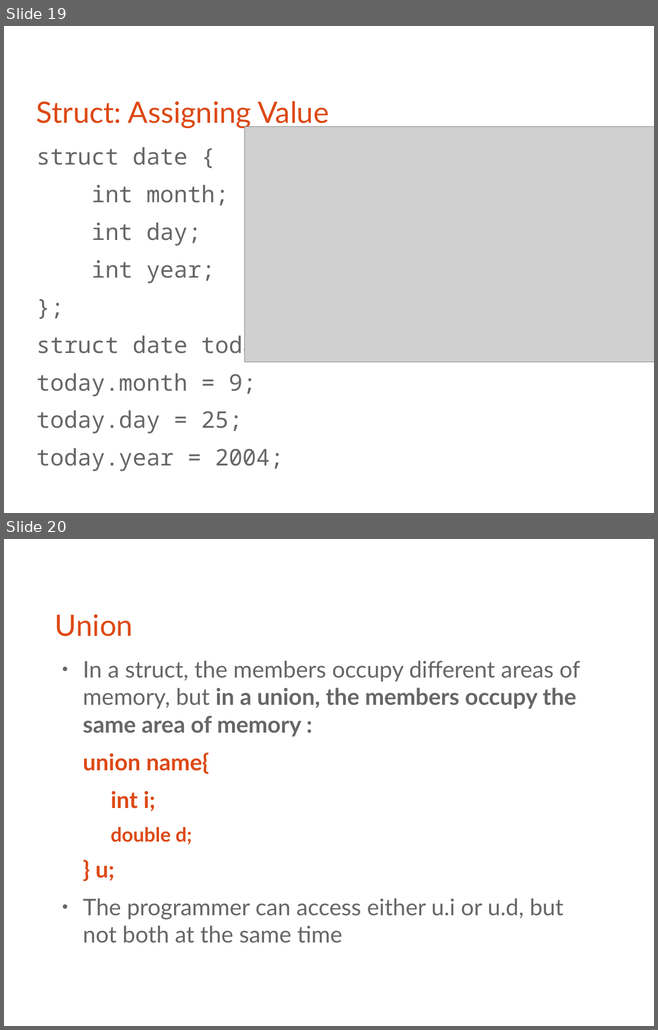
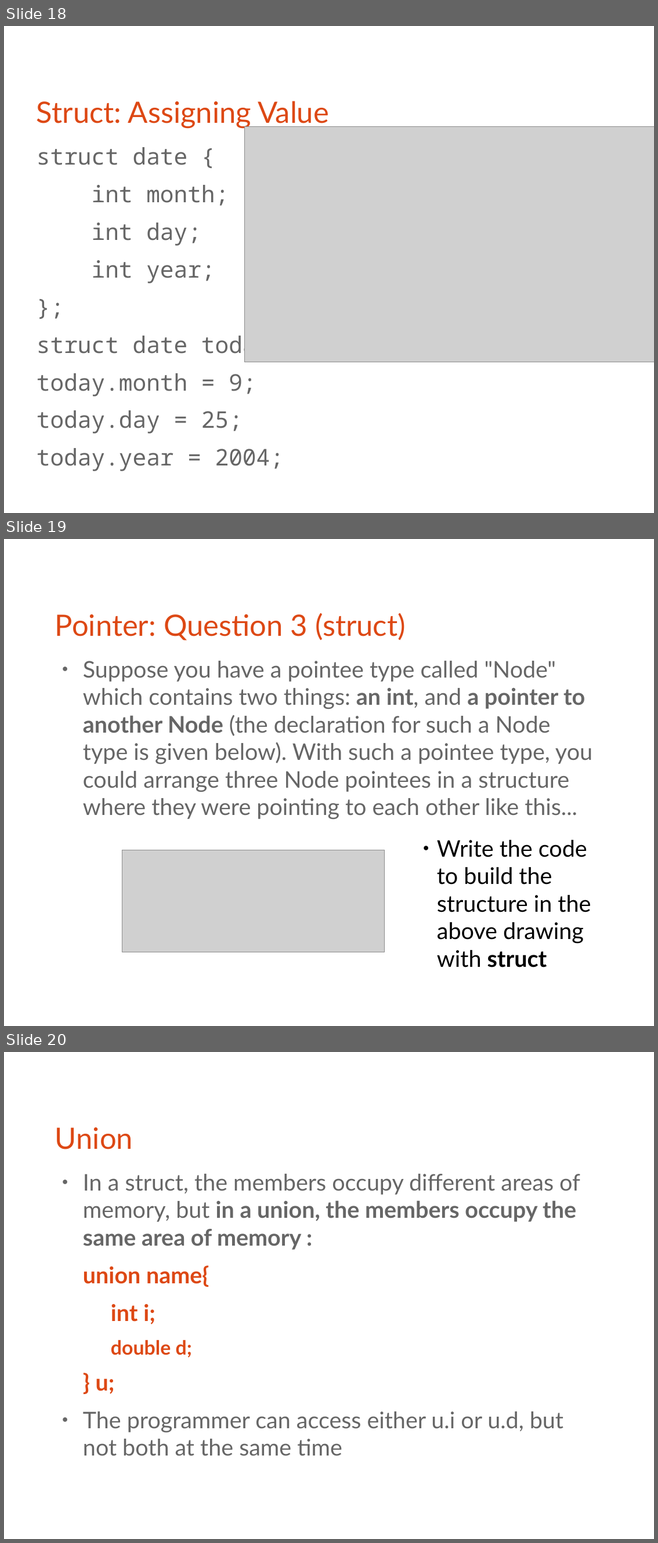
Before and after one commit to bagustris/prokom-tf, a slide deck: slide/prokom5.odp. Shown one above the other, each under a label of ours: slides 19 and 20 before the commit, slides 18, 19 and 20 after it. The pictures are 658x1030 and 658x1543 pixels, drawn with LibreOffice and Linux fonts; fonts in the diff are those of the drawing; grey boxes stand for pictures. Boxes give left, top, right and bottom in pixels: in the first picture for what was removed or moved away, otherwise in the second. Text is boxed around its words. In the diff, an @@ line names an element or a change of style, - is before the commit and + after.

Commit message:
add pointerBinky3

```diff
--- a/slide/prokom5.odp
+++ b/slide/prokom5.odp
@@ slide 19 added at <box>4,539,654,1026</box>, background #FFFFFF @@
@@ title added at <box>55,613,405,641</box>, 36 pt, text #DD4814 @@
+Pointer: Question 3 (struct)
@@ text added at <box>83,661,592,819</box>, 28 pt, text #666666 @@
+● Suppose you have a pointee type called "Node" which contains two things: an int, and a pointer to another Node (the declaration for such a Node type is given below). With such a pointee type, you could arrange three Node pointees in a structure where they were pointing to each other like this...
@@ picture added at <box>122,850,385,952</box> @@
@@ text added at <box>437,840,590,968</box>, 28 pt, text #000000 @@
+● Write the code to build the structure in the above drawing with struct
@@ what was slide 19 is now slide 18 @@
```
Also in this commit, not shown: 6 slides changed, 1 slide removed, 8 other files.
